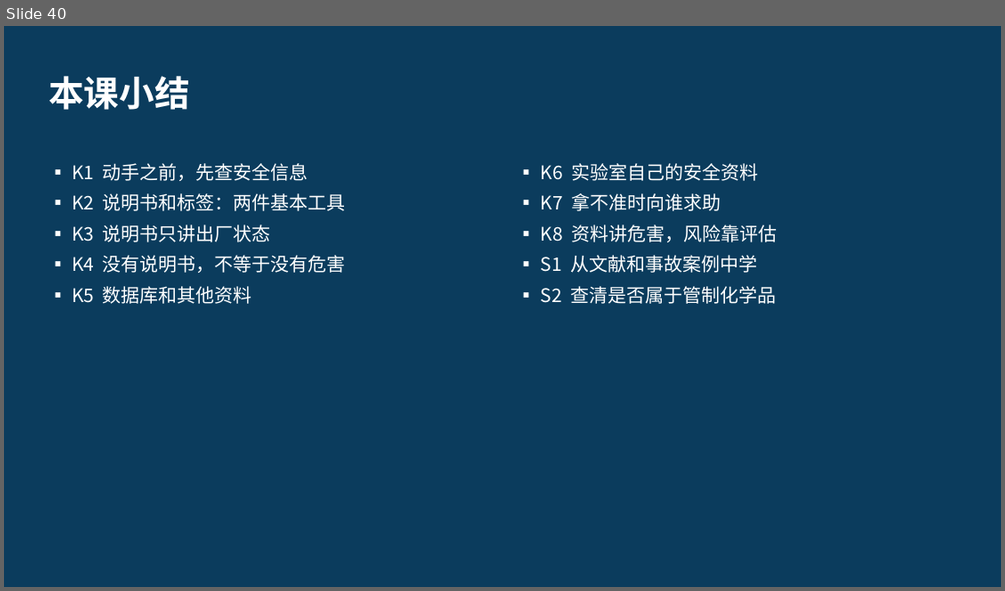
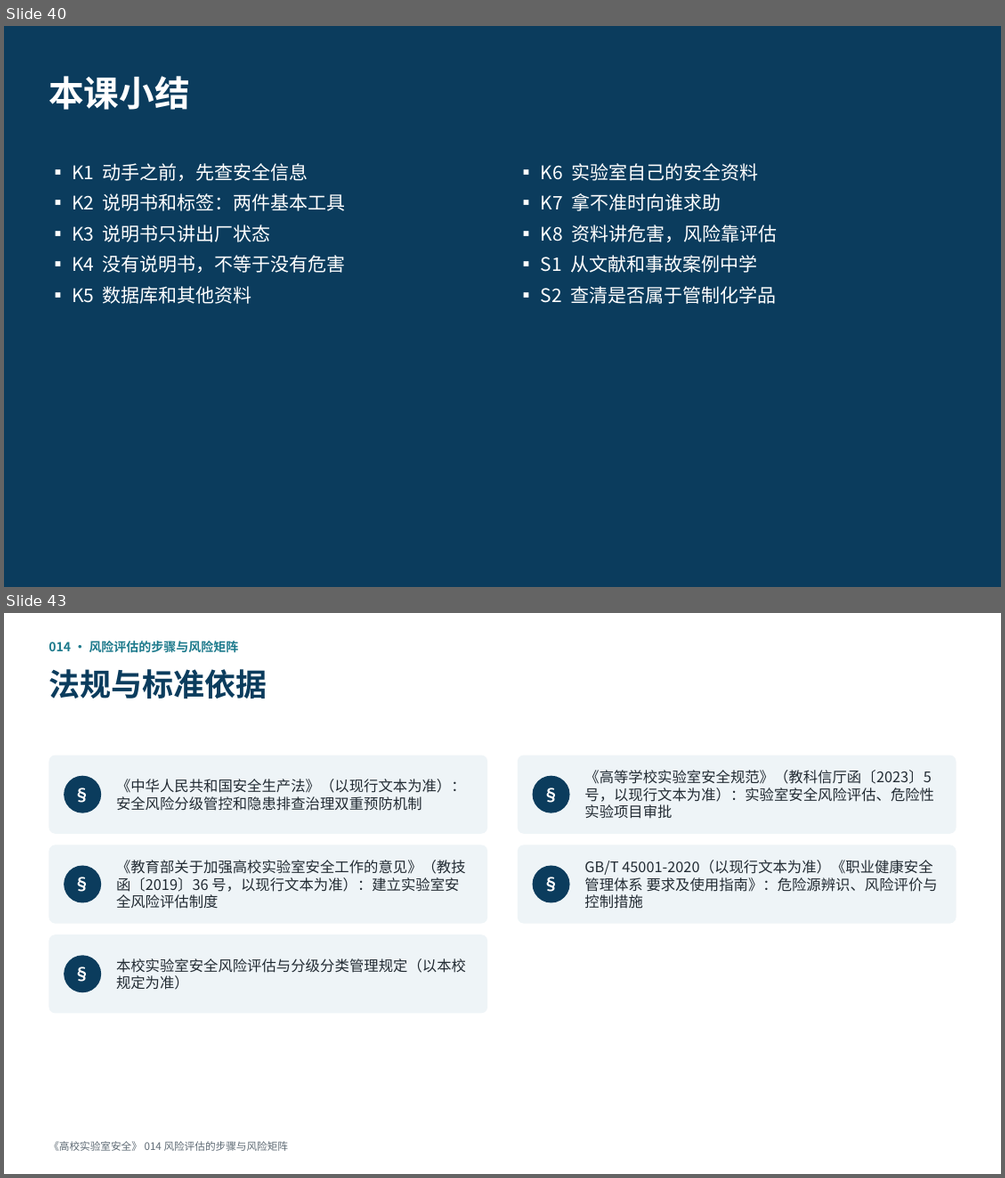
Before and after one commit to hanrongwx-max/videoyoutubo, a slide deck: course/高校实验室安全/课件/第2章_危险源辨识与风险评估.pptx. Shown one above the other, each under a label of ours: slide 40 before the commit, slides 40 and 43 after it; the slides between them are not shown. The pictures are 1005x591 and 1005x1178 pixels, drawn with LibreOffice and Linux fonts; fonts in the diff are those of the drawing. Boxes give left, top, right and bottom in pixels: in the first picture for what was removed or moved away, otherwise in the second. Text is boxed around its words. In the diff, an @@ line names an element or a change of style, - is before the commit and + after.

```diff
--- a/course/高校实验室安全/课件/第2章_危险源辨识与风险评估.pptx
+++ b/course/高校实验室安全/课件/第2章_危险源辨识与风险评估.pptx
@@ slide 43 added at box(4, 613, 1001, 1174), background #FFFFFF @@
@@ text added at box(48, 641, 239, 653), 12 pt, text #1D7A8C, bold @@
+014 · 风险评估的步骤与风险矩阵
@@ text added at box(48, 669, 267, 699), 30 pt, text #0B3C5D, bold @@
+法规与标准依据
@@ rounded rectangle added at box(48, 755, 488, 834), fill #EEF4F7 @@
@@ rounded rectangle added at box(518, 755, 956, 834), fill #EEF4F7 @@
@@ text added at box(584, 770, 934, 819), 14 pt, text #222B33 @@
+《高等学校实验室安全规范》（教科信厅函〔2023〕5 号，以现行文本为准）：实验室安全风险评估、危险性实验项目审批
@@ ellipse added at box(64, 775, 101, 812), fill #0B3C5D, 16 pt, text #FFFFFF, bold @@
+§
@@ text added at box(116, 779, 466, 811), 14 pt, text #222B33 @@
+《中华人民共和国安全生产法》（以现行文本为准）：安全风险分级管控和隐患排查治理双重预防机制
@@ ellipse added at box(533, 775, 570, 812), fill #0B3C5D, 16 pt, text #FFFFFF, bold @@
+§
@@ rounded rectangle added at box(48, 844, 488, 924), fill #EEF4F7 @@
@@ rounded rectangle added at box(518, 844, 956, 924), fill #EEF4F7 @@
@@ ellipse added at box(64, 866, 101, 903), fill #0B3C5D, 16 pt, text #FFFFFF, bold @@
+§
@@ text added at box(116, 860, 466, 908), 14 pt, text #222B33 @@
+《教育部关于加强高校实验室安全工作的意见》（教技函〔2019〕36 号，以现行文本为准）：建立实验室安全风险评估制度
@@ ellipse added at box(533, 866, 570, 903), fill #0B3C5D, 16 pt, text #FFFFFF, bold @@
+§
@@ text added at box(584, 860, 938, 908), 14 pt, text #222B33 @@
+GB/T 45001-2020（以现行文本为准）《职业健康安全管理体系 要求及使用指南》：危险源辨识、风险评价与控制措施
@@ rounded rectangle added at box(48, 934, 488, 1013), fill #EEF4F7 @@
@@ ellipse added at box(64, 956, 101, 993), fill #0B3C5D, 16 pt, text #FFFFFF, bold @@
+§
@@ text added at box(116, 958, 466, 989), 14 pt, text #222B33 @@
+本校实验室安全风险评估与分级分类管理规定（以本校规定为准）
@@ text added at box(48, 1141, 289, 1151), 10 pt, text #5F6B75 @@
+《高校实验室安全》 014 风险评估的步骤与风险矩阵
```
Also in this commit, not shown: 17 other slides added, 3 other files.
